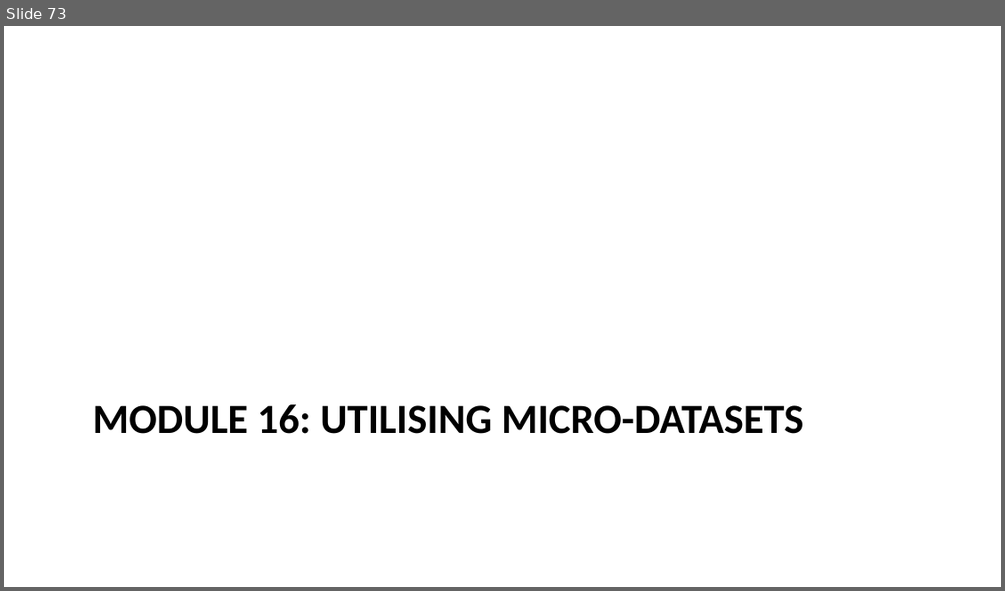
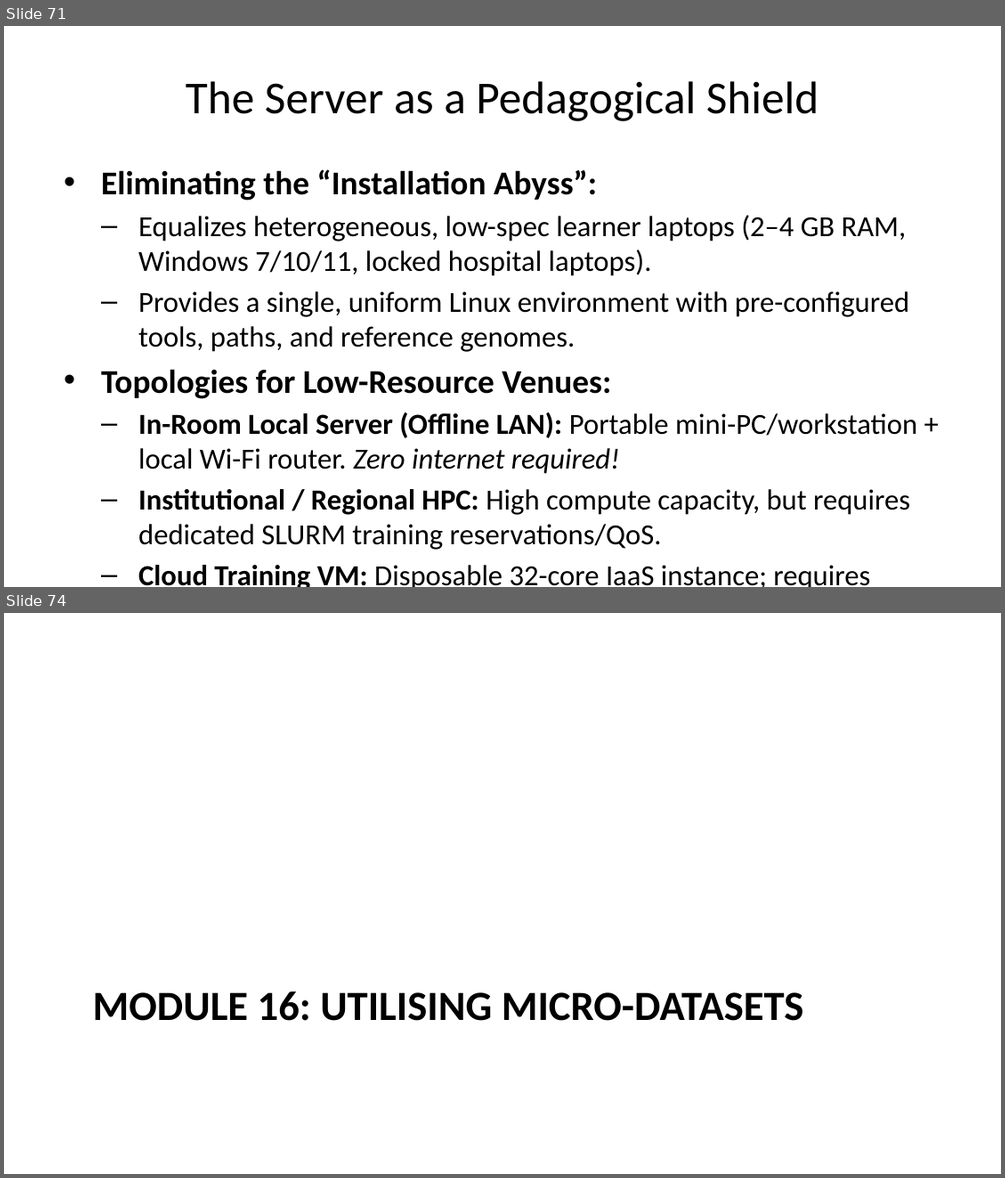
Before and after one commit to cambiotraining/low-resource-bioinformatics, a slide deck: course_files/slides.pptx. Shown one above the other, each under a label of ours: slide 73 before the commit, slides 71 and 74 after it; the slides between them are not shown. The pictures are 1005x591 and 1005x1178 pixels, drawn with LibreOffice and Linux fonts; fonts in the diff are those of the drawing. Boxes give left, top, right and bottom in pixels: in the first picture for what was removed or moved away, otherwise in the second. Text is boxed around its words. In the diff, an @@ line names an element or a change of style, - is before the commit and + after.

```diff
--- a/course_files/slides.pptx
+++ b/course_files/slides.pptx
@@ slide 71 added at [4, 26, 1001, 587], background #FFFFFF @@
@@ title added at [186, 81, 818, 121], 33 pt, text #000000 @@
+The Server as a Pedagogical Shield
@@ text added at [101, 169, 917, 587], 21 pt, text #000000 @@
+• Eliminating the “Installation Abyss”:
+  – Equalizes heterogeneous, low-spec learner laptops (2–4 GB RAM, Windows 7/10/11, locked hospital laptops).
+  – Provides a single, uniform Linux environment with pre-configured tools, paths, and reference genomes.
+• Topologies for Low-Resource Venues:
+  – In-Room Local Server (Offline LAN): Portable mini-PC/workstation + local Wi-Fi router. Zero internet required!
+  – Institutional / Regional HPC: High compute capacity, but requires dedicated SLURM training reservations/QoS.
+  – Cloud Training VM: Disposable 32-core IaaS instance; requires reliable internet and billing controls.
@@ what was slide 73 is now slide 74 @@
```
Also in this commit, not shown: 1 slide changed, 2 other slides added, 2 slides removed, 27 other files.
